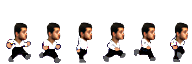
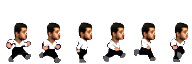
Revision of a layered (192, 64) image; what changed, layer by layer:
added layer "Warstwa 8" above "Warstwa 1 kopia 5" over (14, 37, 177, 50)
painted on "Warstwa 1 kopia 5", masked it over (14, 34, 177, 50)
